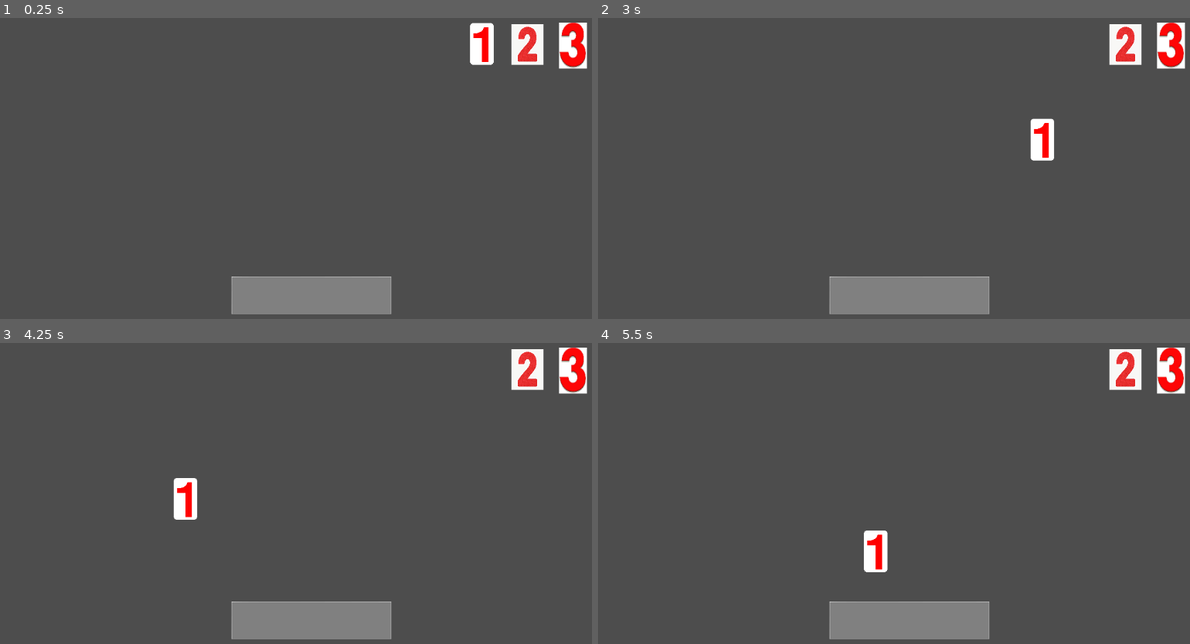
Above: before the commit, frames 1-4 (two rows, left to right).
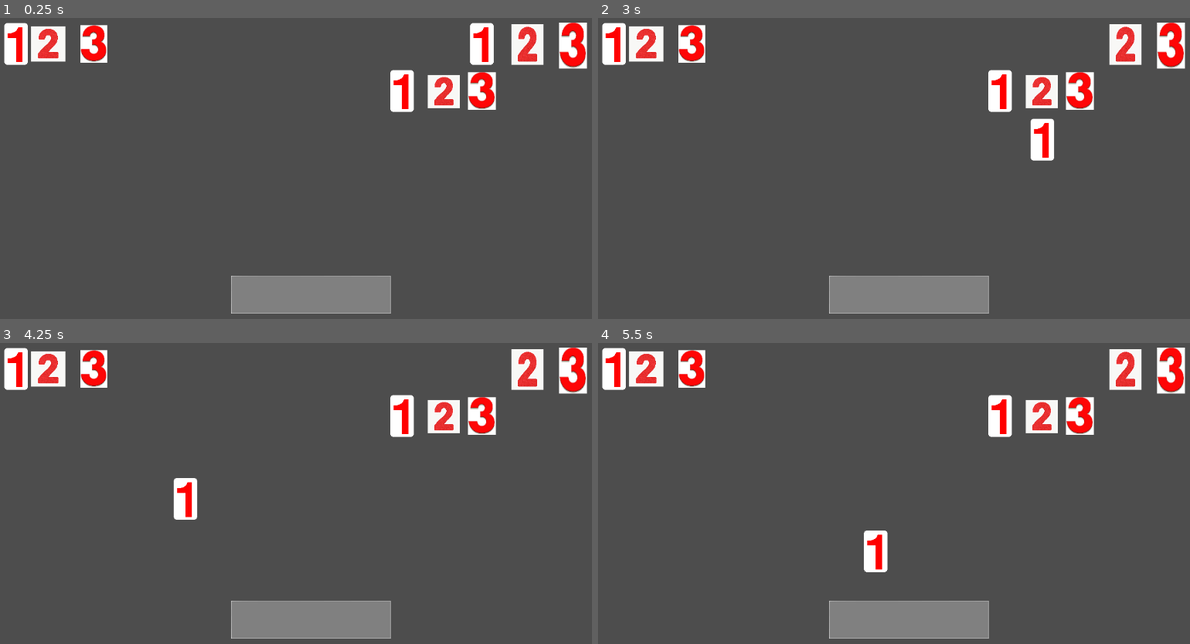
Above: after the commit, the same moments.

Repository: JRissberger/bubble
Game: Godot game, scene res://Scenes/creation_screen.tscn
Two runs of this game, one before a commit and one after it. Both use one fixed random seed, a clock stepped at 60 frames per second and the inputs below.
Inputs (mouse positions are in pixels of both pictures, inside the frame that each line leads up to):
- Up to frame 1 (0.25 s): no input
- Up to frame 2 (3 s): click (1077, 45) at 0.52 s; click (1077, 45) at 1.27 s; click (1077, 45) at 2.02 s; tap Enter at 2.75 s; move the mouse to (1042, 141) at 2.77 s
- Up to frame 3 (4.25 s): tap Space at 3.5 s; move the mouse to (183, 499) at 3.52 s
- Up to frame 4 (5.5 s): tap Enter at 4.25 s; move the mouse to (970, 406) at 4.27 s; tap Space at 5 s; move the mouse to (876, 550) at 5.02 s

The runs differ from the first frame. In frame 1, 3.9% of the frame differs, in the area x 0-84%, y 1-99%; in frame 2, 3.9%; in frame 3, 3.9%; in frame 4, 3.9%.

Commit message:
made more objects, added global manager script

Diff:
--- a/GEB/Scenes/creation_screen.tscn
+++ b/GEB/Scenes/creation_screen.tscn
@@ -1,10 +1,17 @@
-[gd_scene load_steps=6 format=3 uid="uid://def1h6ai23y7t"]
+[gd_scene load_steps=9 format=3 uid="uid://def1h6ai23y7t"]
 
 [ext_resource type="Texture2D" uid="uid://bm6mfr2le218k" path="res://Images/red1.png" id="1_lvyfc"]
 [ext_resource type="Texture2D" uid="uid://brrlhofy8wdfy" path="res://Images/bowlPlaceholder.png" id="1_tjiel"]
-[ext_resource type="Script" path="res://Scripts/gas_1.gd" id="2_wf3ta"]
+[ext_resource type="Script" path="res://Scripts/draggable.gd" id="2_wf3ta"]
 [ext_resource type="Texture2D" uid="uid://c50b4i7rfst7s" path="res://Images/red2.jpg" id="3_b6e2o"]
 [ext_resource type="Texture2D" uid="uid://b7gg6mbrei57x" path="res://Images/red3.jpg" id="4_tjb02"]
+[ext_resource type="Script" path="res://Scripts/creator.gd" id="6_rbtkv"]
+
+[sub_resource type="RectangleShape2D" id="RectangleShape2D_0as4c"]
+size = Vector2(304.772, 511.271)
+
+[sub_resource type="RectangleShape2D" id="RectangleShape2D_nwk45"]
+size = Vector2(223.869, 223.381)
 
 [node name="Creation_Screen" type="Node2D"]
 
@@ -27,6 +34,13 @@
 grow_vertical = 2
 metadata/_edit_use_anchors_ = true
 
+[node name="Area2D" type="Area2D" parent="Gas1"]
+
+[node name="CollisionShape2D" type="CollisionShape2D" parent="Gas1/Area2D"]
+position = Vector2(3.38623, 0)
+scale = Vector2(1, 1)
+shape = SubResource("RectangleShape2D_0as4c")
+
 [node name="Gas2" type="Sprite2D" parent="."]
 position = Vector2(984, 113)
 scale = Vector2(0.0819777, 0.103531)
@@ -66,9 +80,133 @@
 metadata/_edit_use_anchors_ = true
 
 [node name="Bowl" type="Sprite2D" parent="."]
-position = Vector2(581, 582)
+position = Vector2(580, 581)
 scale = Vector2(1.32667, 0.308889)
 texture = ExtResource("1_tjiel")
+script = ExtResource("6_rbtkv")
+
+[node name="Area2D" type="Area2D" parent="Bowl"]
+
+[node name="CollisionShape2D" type="CollisionShape2D" parent="Bowl/Area2D"]
+position = Vector2(0.376831, -1.61877)
+scale = Vector2(1, 1)
+shape = SubResource("RectangleShape2D_nwk45")
+
+[node name="Liquid1" type="Sprite2D" parent="."]
+position = Vector2(30, 112)
+scale = Vector2(0.147651, 0.152561)
+texture = ExtResource("1_lvyfc")
+script = ExtResource("2_wf3ta")
+
+[node name="Button" type="Button" parent="Liquid1"]
+self_modulate = Color(1, 1, 1, 0)
+anchors_preset = 15
+anchor_right = 1.0
+anchor_bottom = 1.0
+offset_left = -149.001
+offset_top = -235.971
+offset_right = -149.001
+offset_bottom = -256.971
+grow_horizontal = 2
+grow_vertical = 2
+metadata/_edit_use_anchors_ = true
+
+[node name="Liquid2" type="Sprite2D" parent="."]
+position = Vector2(90, 112)
+scale = Vector2(0.086, 0.089)
+texture = ExtResource("3_b6e2o")
+script = ExtResource("2_wf3ta")
+
+[node name="Button" type="Button" parent="Liquid2"]
+self_modulate = Color(1, 1, 1, 0)
+anchors_preset = 15
+anchor_right = 1.0
+anchor_bottom = 1.0
+offset_left = -149.001
+offset_top = -235.971
+offset_right = -149.001
+offset_bottom = -256.971
+grow_horizontal = 2
+grow_vertical = 2
+metadata/_edit_use_anchors_ = true
+
+[node name="Liquid3" type="Sprite2D" parent="."]
+position = Vector2(175, 112)
+scale = Vector2(0.26, 0.269)
+texture = ExtResource("4_tjb02")
+script = ExtResource("2_wf3ta")
+
+[node name="Button" type="Button" parent="Liquid3"]
+self_modulate = Color(1, 1, 1, 0)
+anchors_preset = -1
+anchor_top = 0.083
+anchor_right = 0.992
+anchor_bottom = 0.944
+offset_left = -100.0
+offset_top = -129.497
+offset_right = -97.44
+offset_bottom = -129.496
+grow_horizontal = 2
+grow_vertical = 2
+metadata/_edit_use_anchors_ = true
+
+[node name="Other3" type="Sprite2D" parent="."]
+position = Vector2(899, 200)
+scale = Vector2(0.264, 0.273)
+texture = ExtResource("4_tjb02")
+script = ExtResource("2_wf3ta")
+
+[node name="Button" type="Button" parent="Other3"]
+self_modulate = Color(1, 1, 1, 0)
+anchors_preset = -1
+anchor_right = 0.987
+anchor_bottom = 1.0
+offset_left = -106.0
+offset_top = -143.0
+offset_right = -97.465
+offset_bottom = -127.0
+grow_horizontal = 2
+grow_vertical = 2
+metadata/_edit_use_anchors_ = true
+
+[node name="Other2" type="Sprite2D" parent="."]
+position = Vector2(750, 200)
+scale = Vector2(0.147651, 0.152561)
+texture = ExtResource("1_lvyfc")
+script = ExtResource("2_wf3ta")
+
+[node name="Button" type="Button" parent="Other2"]
+self_modulate = Color(1, 1, 1, 0)
+anchors_preset = 15
+anchor_right = 1.0
+anchor_bottom = 1.0
+offset_left = -149.001
+offset_top = -235.971
+offset_right = -149.001
+offset_bottom = -256.971
+grow_horizontal = 2
+grow_vertical = 2
+metadata/_edit_use_anchors_ = true
+
+[node name="Other1" type="Sprite2D" parent="."]
+position = Vector2(828, 201)
+scale = Vector2(0.082, 0.085)
+texture = ExtResource("3_b6e2o")
+script = ExtResource("2_wf3ta")
+
+[node name="Button" type="Button" parent="Other1"]
+self_modulate = Color(1, 1, 1, 0)
+anchors_preset = -1
+anchor_left = 0.031
+anchor_right = 1.0
+anchor_bottom = 0.999
+offset_left = -367.816
+offset_top = -367.0
+offset_right = -350.0
+offset_bottom = -368.264
+grow_horizontal = 2
+grow_vertical = 2
+metadata/_edit_use_anchors_ = true
 
 [connection signal="button_down" from="Gas1/Button" to="Gas1" method="_on_button_button_down"]
 [connection signal="button_up" from="Gas1/Button" to="Gas1" method="_on_button_button_up"]
@@ -76,3 +214,16 @@
 [connection signal="button_up" from="Gas2/Button" to="Gas2" method="_on_button_button_up"]
 [connection signal="button_down" from="Gas3/Button" to="Gas3" method="_on_button_button_down"]
 [connection signal="button_up" from="Gas3/Button" to="Gas3" method="_on_button_button_up"]
+[connection signal="area_shape_entered" from="Bowl/Area2D" to="Gas1" method="_on_area_2d_area_shape_entered"]
+[connection signal="button_down" from="Liquid1/Button" to="Liquid1" method="_on_button_button_down"]
+[connection signal="button_up" from="Liquid1/Button" to="Liquid1" method="_on_button_button_up"]
+[connection signal="button_down" from="Liquid2/Button" to="Liquid2" method="_on_button_button_down"]
+[connection signal="button_up" from="Liquid2/Button" to="Liquid2" method="_on_button_button_up"]
+[connection signal="button_down" from="Liquid3/Button" to="Liquid3" method="_on_button_button_down"]
+[connection signal="button_up" from="Liquid3/Button" to="Liquid3" method="_on_button_button_up"]
+[connection signal="button_down" from="Other3/Button" to="Other3" method="_on_button_button_down"]
+[connection signal="button_up" from="Other3/Button" to="Other3" method="_on_button_button_up"]
+[connection signal="button_down" from="Other2/Button" to="Other2" method="_on_button_button_down"]
+[connection signal="button_up" from="Other2/Button" to="Other2" method="_on_button_button_up"]
+[connection signal="button_down" from="Other1/Button" to="Other1" method="_on_button_button_down"]
+[connection signal="button_up" from="Other1/Button" to="Other1" method="_on_button_button_up"]
--- /dev/null
+++ b/GEB/Scripts/bubbleManager.gd
@@ -0,0 +1,11 @@
+extends Node
+
+
+# Called when the node enters the scene tree for the first time.
+func _ready() -> void:
+	pass # Replace with function body.
+
+
+# Called every frame. 'delta' is the elapsed time since the previous frame.
+func _process(delta: float) -> void:
+	pass
--- /dev/null
+++ b/GEB/Scripts/creator.gd
@@ -0,0 +1,7 @@
+extends Sprite2D
+
+
+
+# Called every frame. 'delta' is the elapsed time since the previous frame.
+func _process(delta: float) -> void:
+	pass
--- a/GEB/Scripts/gas_1.gd
+++ b/GEB/Scripts/draggable.gd
@@ -16,3 +16,7 @@
 
 func _on_button_button_up() -> void:
 	dragging = false;
+
+
+func _on_area_2d_area_shape_entered(area_rid: RID, area: Area2D, area_shape_index: int, local_shape_index: int) -> void:
+	print ("entered")
--- a/GEB/project.godot
+++ b/GEB/project.godot
@@ -15,6 +15,10 @@
 config/features=PackedStringArray("4.3", "GL Compatibility")
 config/icon="res://icon.svg"
 
+[autoload]
+
+BubbleManager="*res://Scripts/bubbleManager.gd"
+
 [dotnet]
 
 project/assembly_name="GEB (Genetically Engineered Bubbles)"
